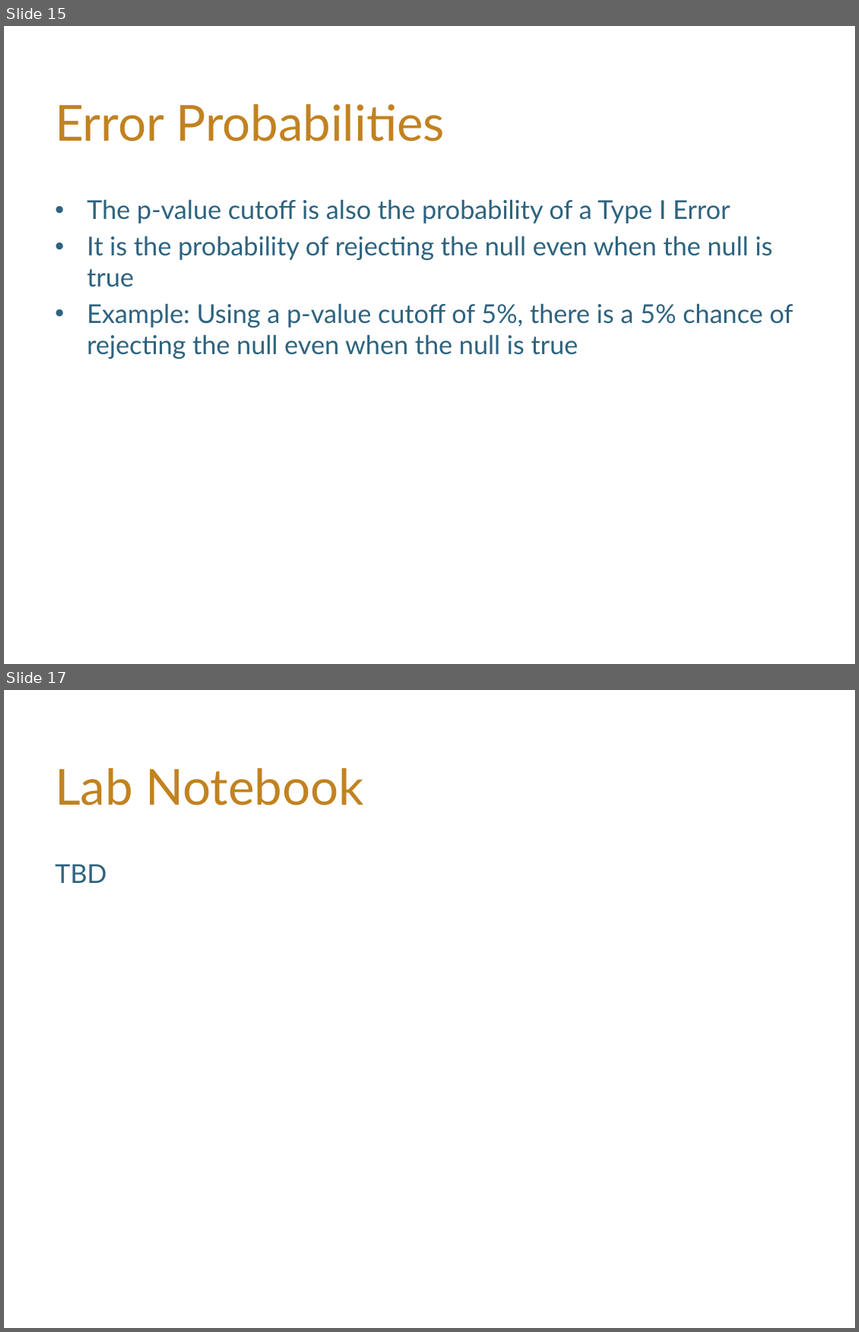
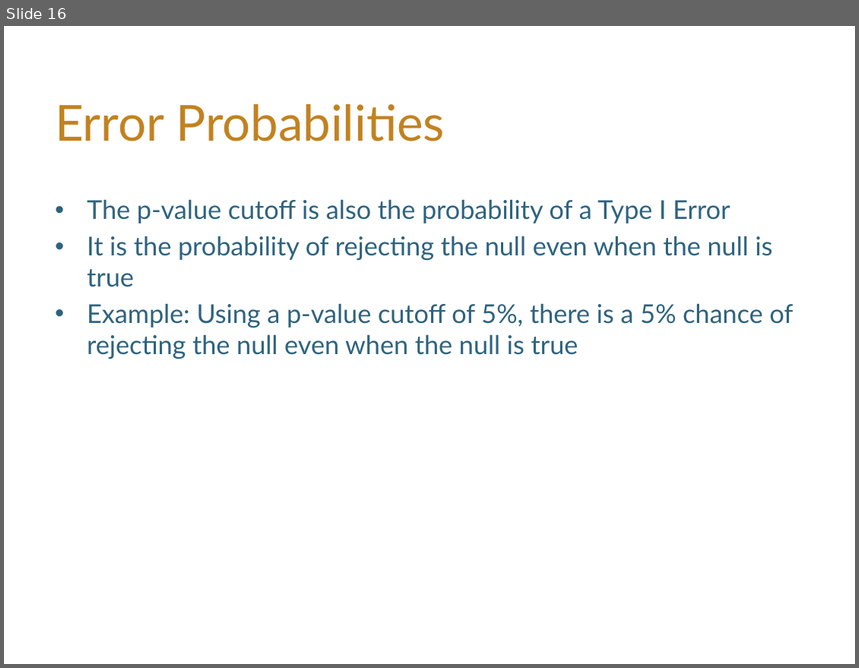
Before and after one commit to hLuo27/teaching, a slide deck: data8/slides/lab6.pptx. Shown one above the other, each under a label of ours: slides 15 and 17 before the commit, slide 16 after it; the slides between them are not shown. The pictures are 859x1332 and 859x668 pixels, drawn with LibreOffice and Linux fonts; fonts in the diff are those of the drawing; background and template pictures are left out. Boxes give left, top, right and bottom in pixels: in the first picture for what was removed or moved away, otherwise in the second. Text is boxed around its words. In the diff, an @@ line names an element or a change of style, - is before the commit and + after.

```diff
--- a/data8/slides/lab6.pptx
+++ b/data8/slides/lab6.pptx
@@ slide 17 removed at [4, 690, 855, 1328], background #FFFFFF @@
@@ title removed at [55, 768, 364, 806] @@
-Lab Notebook
@@ text removed at [55, 864, 107, 883] @@
-TBD
@@ what was slide 15 is now slide 16 @@
```
Also in this commit, not shown: 3 slides changed, 2 slides added, 1 other slide removed, 1 other file.
